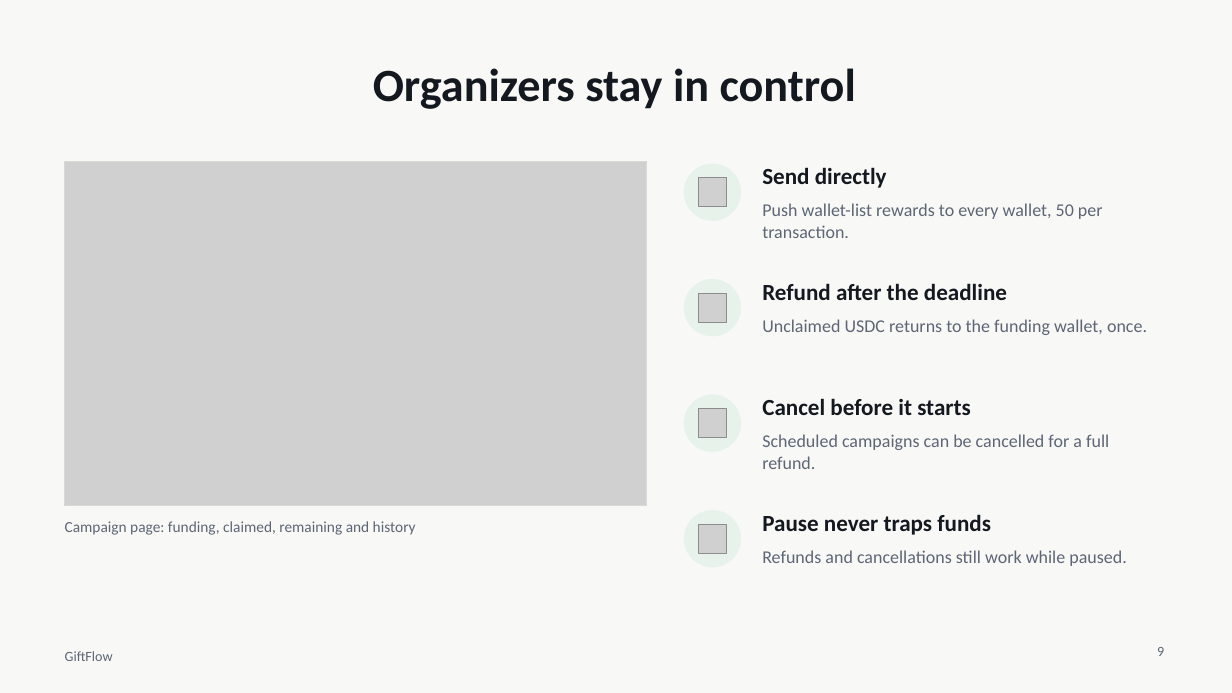
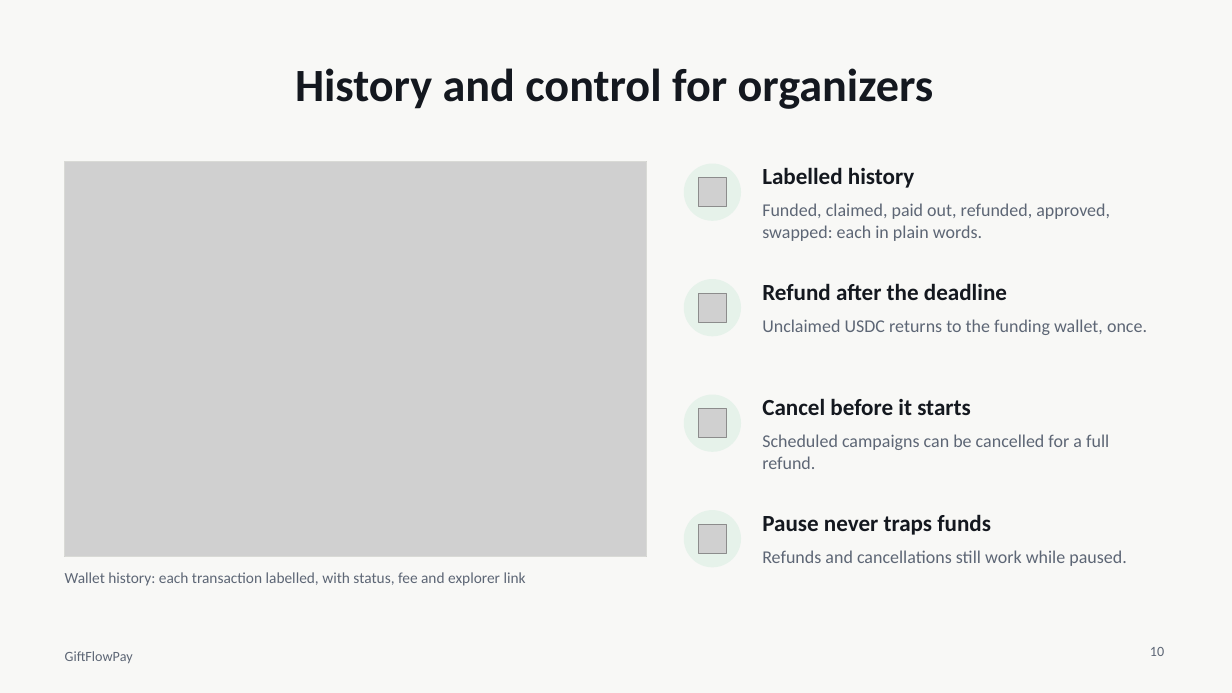
Before and after one commit to sadikul880/giftflowpay-by-arc, a slide deck: slide 10 of docs/presentation/GiftFlow-presentation.pptx (slide 9 before the commit). Drawn at 1232x693 pixels with LibreOffice and Linux fonts; fonts in the diff are those of the drawing; grey boxes stand for pictures. Boxes give left, top, right and bottom in pixels: in the first picture for what was removed or moved away, otherwise in the second. Text is boxed around its words. In the diff, an @@ line names an element or a change of style, - is before the commit and + after.

```diff
--- a/docs/presentation/GiftFlow-presentation.pptx
+++ b/docs/presentation/GiftFlow-presentation.pptx
@@ title at (295, 68, 934, 109): text changed @@
-Organizers stay in control
+History and control for organizers
@@ picture: place and size @@
-picture at (65, 162, 647, 506)
+picture at (65, 162, 647, 556)
@@ rectangle: place and size @@
-rectangle at (65, 162, 647, 506)
+rectangle at (65, 162, 647, 556)
@@ text at (762, 167, 914, 188): text changed @@
-Send directly
+Labelled history
@@ text at (762, 203, 1110, 241): text changed @@
-Push wallet-list rewards to every wallet, 50 per transaction.
+Funded, claimed, paid out, refunded, approved, swapped: each in plain words.
@@ text at (65, 572, 526, 586): text changed @@
-Campaign page: funding, claimed, remaining and history
+Wallet history: each transaction labelled, with status, fee and explorer link
@@ text at (65, 651, 133, 663): text changed @@
-GiftFlow
+GiftFlowPay
@@ page number at (1150, 647, 1164, 656): text changed @@
-9
+10
```
Also in this commit, not shown: 13 other slides changed, 2 slides added, 1 slide removed, 39 other files.
